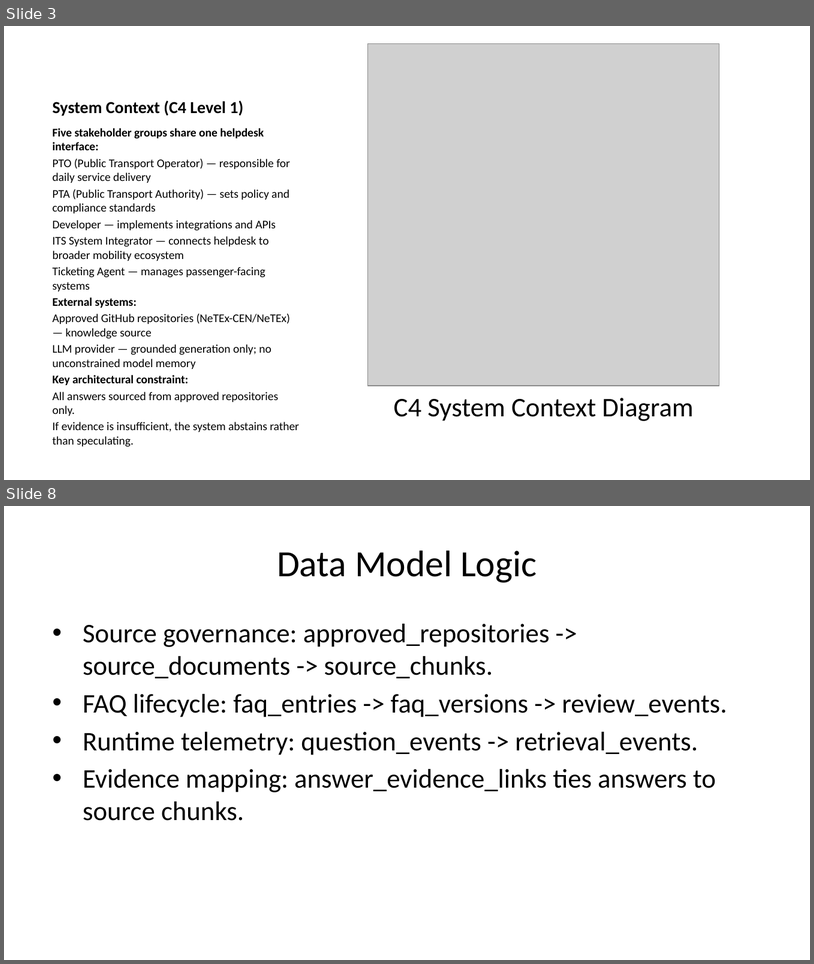
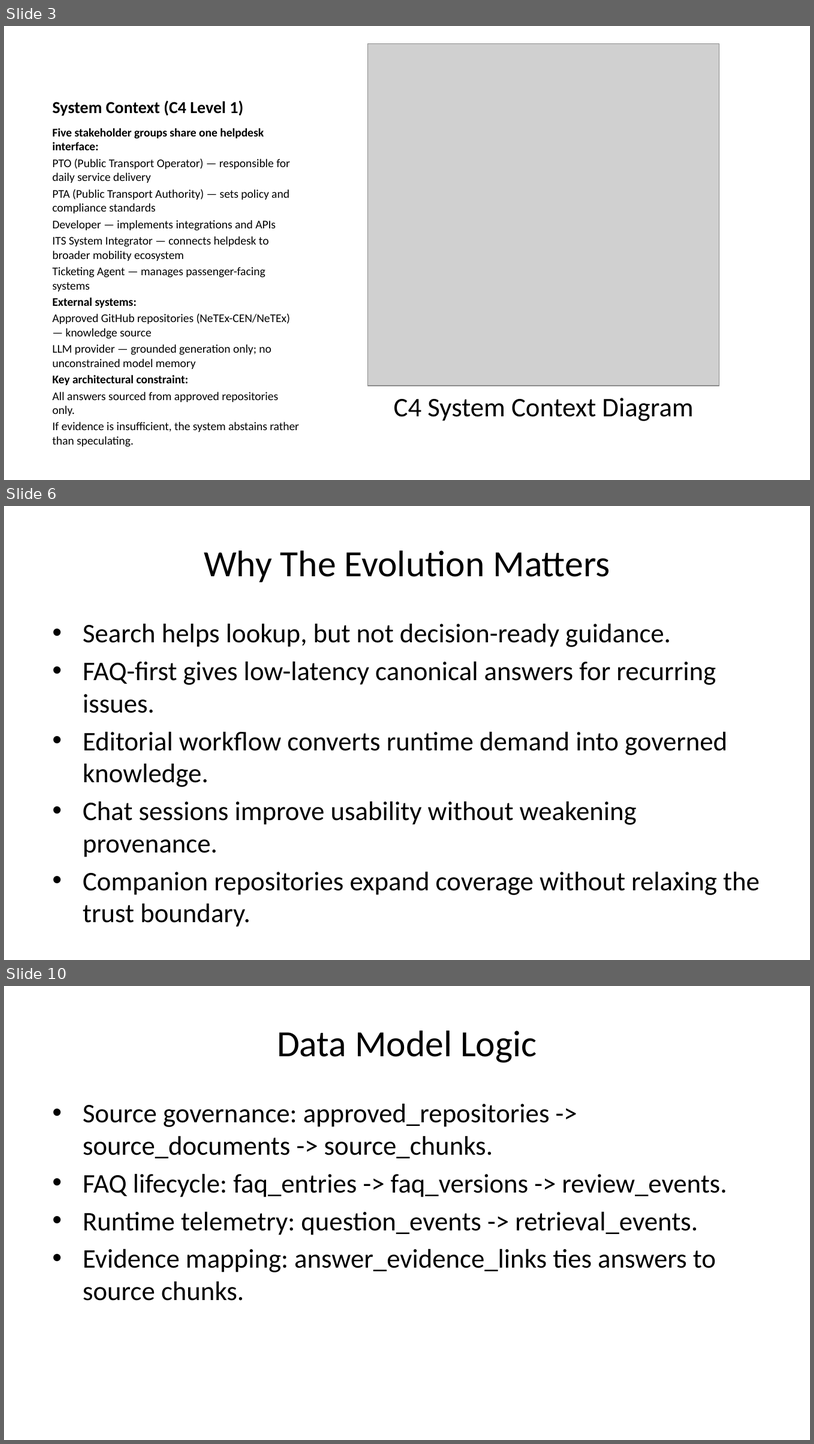
Before and after one commit to UM-KGPI/NapcoreHelpdesk, a slide deck: dist/napcore-helpdesk-presentation.pptx. Shown one above the other, each under a label of ours: slides 3 and 8 before the commit, slides 3, 6 and 10 after it; the slides between them are not shown. The pictures are 814x964 and 814x1444 pixels, drawn with LibreOffice and Linux fonts; fonts in the diff are those of the drawing; grey boxes stand for pictures. Boxes give left, top, right and bottom in pixels: in the first picture for what was removed or moved away, otherwise in the second. Text is boxed around its words. In the diff, an @@ line names an element or a change of style, - is before the commit and + after.

Commit message:
feat(helpdesk): add chat UX, llm-ready flow, docs, and updated slides

```diff
--- a/dist/napcore-helpdesk-presentation.pptx
+++ b/dist/napcore-helpdesk-presentation.pptx
@@ slide 6 added at <box>4,506,810,960</box>, background #FFFFFF @@
@@ title added at <box>204,550,610,582</box>, 33 pt, text #000000 @@
+Why The Evolution Matters
@@ text added at <box>83,624,760,922</box>, 24 pt, text #000000 @@
+• Search helps lookup, but not decision-ready guidance.
+• FAQ-first gives low-latency canonical answers for recurring issues.
+• Editorial workflow converts runtime demand into governed knowledge.
+• Chat sessions improve usability without weakening provenance.
+• Companion repositories expand coverage without relaxing the trust boundary.
@@ what was slide 8 is now slide 10 @@
```
Also in this commit, not shown: 8 slides changed, 4 other slides added, 1 slide removed, 36 other files.
